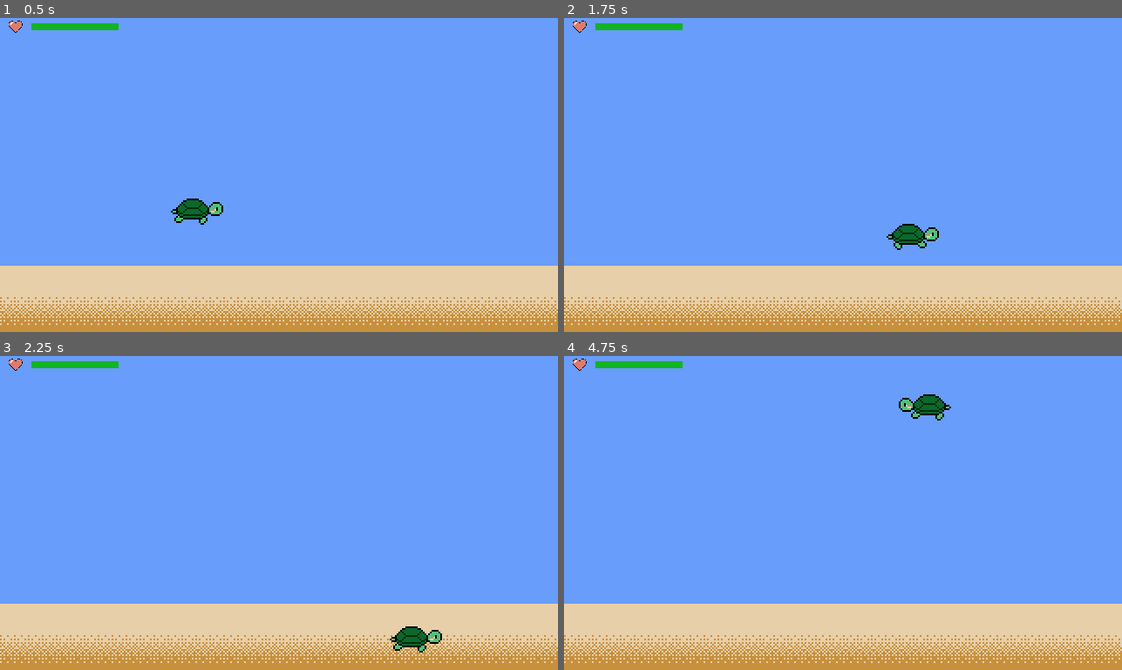
Above: before the commit, frames 1-4 (two rows, left to right).
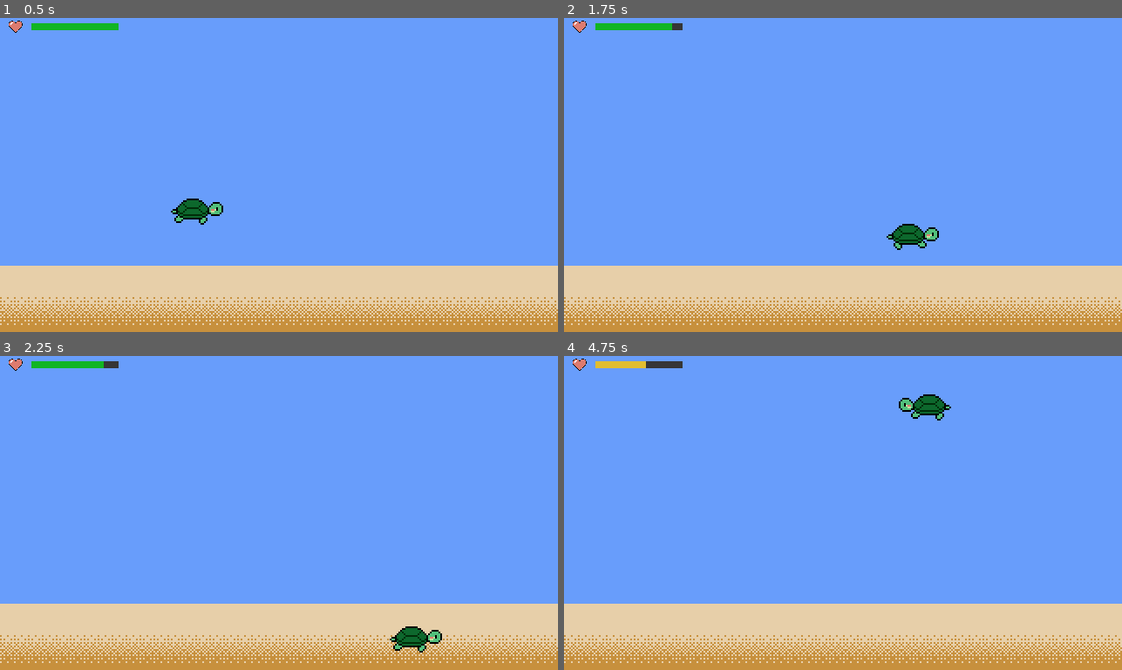
Above: after the commit, the same moments.

Repository: kelvinatorr/pi-game
Game: Godot game, scene res://main/Game.tscn
Two runs of this game, one before a commit and one after it. Both use one fixed random seed, a clock stepped at 60 frames per second and the inputs below. The project has no main scene, so this scene is started directly.
Inputs:
- Up to frame 1 (0.5 s): no input
- Up to frame 2 (1.75 s): tap Enter at 0.5 s; hold Right (ui_right) 0.53-1.28 s; hold Down (ui_down) from 1.28 s (still down)
- Up to frame 3 (2.25 s): release Down (ui_down) at 2.03 s; hold Right (ui_right) from 2.03 s (still down)
- Up to frame 4 (4.75 s): release Right (ui_right) at 2.78 s; hold Up (ui_up) 2.78-3.53 s; hold Left (ui_left) from 3.53 s (still down)

Frame 1 is identical in both runs. In frame 2, less than 0.1% of the frame differs, in the area x 19-22%, y 1-4%; in frame 3, less than 0.1%; in frame 4, 0.3%, in the area x 5-22%, y 1-4%.

Commit message:
Add reducing energy when moving

Diff:
--- a/main/Game.gd
+++ b/main/Game.gd
@@ -1,14 +1,20 @@
 extends Node2D
 
-var turtle_health: int = 1000
+var turtle_energy: int = 1000
 var energy_per_second: int = 1
 
 func _ready() -> void:
 	$EnergyTimer.start()
 
 func _on_EnergyTimer_timeout() -> void:
-	turtle_health -= energy_per_second
-	if turtle_health < 0:
+	reduce_energy(energy_per_second)
+
+func _on_Player_movement(energy_consumption) -> void:
+	reduce_energy(energy_consumption)
+
+func reduce_energy(val: int):
+	turtle_energy -= energy_per_second
+	if turtle_energy < 0:
 		print('Game Over')
 	else:
-		$UI.update_energy(turtle_health)
+		$UI.update_energy(turtle_energy)
--- a/main/Game.tscn
+++ b/main/Game.tscn
@@ -17,4 +17,5 @@
 
 [node name="EnergyTimer" type="Timer" parent="."]
 
+[connection signal="movement" from="Player" to="." method="_on_Player_movement"]
 [connection signal="timeout" from="EnergyTimer" to="." method="_on_EnergyTimer_timeout"]
--- a/player/Player.gd
+++ b/player/Player.gd
@@ -3,12 +3,14 @@
 export var ACCELERATION: int = 150
 export var MAX_SPEED: int = 250
 export var FRICTION: int = 100
+export var MOVEMENT_ENERGY_CONSUMPTION: int = 1
 
 var velocity: Vector2 = Vector2.ZERO
 var moving_left: bool = false
 
+signal movement(energy_consumption)
+
 onready var animation_player: AnimationPlayer = $AnimationPlayer
-
 
 func _physics_process(delta: float) -> void:
 	var input_vector: Vector2 = Vector2.ZERO
@@ -34,6 +36,8 @@
 			else:
 				animation_player.play("SwimLeft")
 		velocity = velocity.move_toward(input_vector * MAX_SPEED, ACCELERATION * delta)
+		# Emit movement signal
+		emit_signal("movement", MOVEMENT_ENERGY_CONSUMPTION)
 	else:
 		if !moving_left:
 			animation_player.play("SwimIdleRight")
--- a/ui/UI.gd
+++ b/ui/UI.gd
@@ -6,7 +6,7 @@
 func update_energy(val: int) -> void:
 	energy_bar.value = val
 	energy_bar_tween.interpolate_property(energy_bar, 'value',
-		energy_bar.value, val, 1,
+		energy_bar.value, val, 0.1,
 		Tween.TRANS_LINEAR, Tween.EASE_IN_OUT)
 	energy_bar_tween.start()
 
